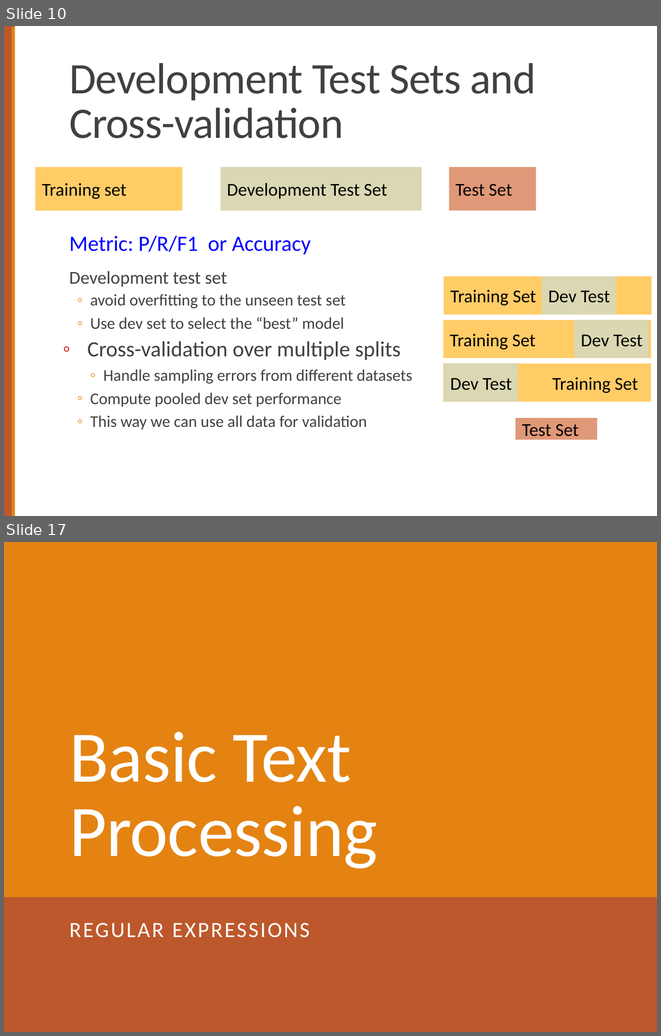
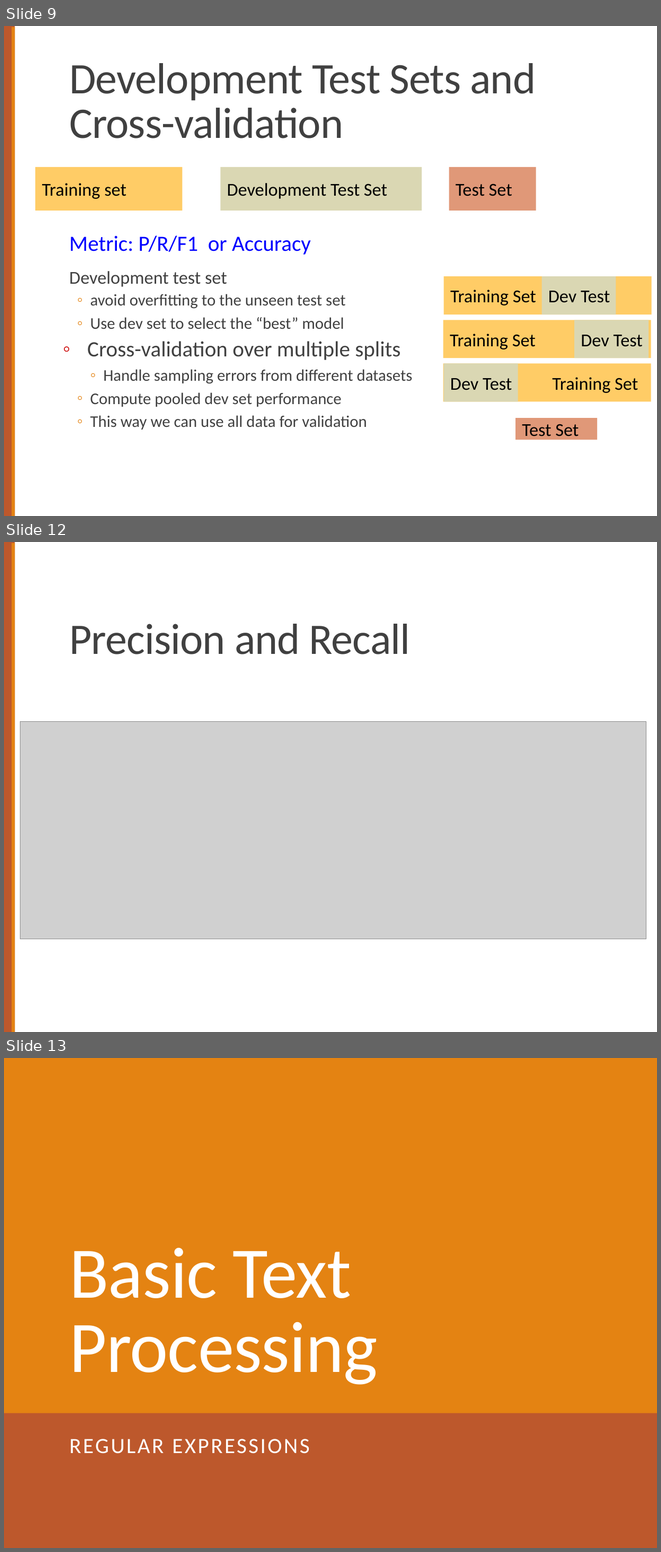
Before and after one commit to computational-linguistics-class/computational-linguistics-class.github.io, a slide deck: slides/02-text-processing.pptx. Shown one above the other, each under a label of ours: slides 10 and 17 before the commit, slides 9, 12 and 13 after it; the slides between them are not shown. The pictures are 661x1036 and 661x1552 pixels, drawn with LibreOffice and Linux fonts; fonts in the diff are those of the drawing; grey boxes stand for pictures. Boxes give left, top, right and bottom in pixels: in the first picture for what was removed or moved away, otherwise in the second. Text is boxed around its words. In the diff, an @@ line names an element or a change of style, - is before the commit and + after.

```diff
--- a/slides/02-text-processing.pptx
+++ b/slides/02-text-processing.pptx
@@ slide 12 added at box(4, 542, 657, 1032), background #FFFFFF; not listed: 2 template elements that a slide beside it also shows @@
@@ title added at box(69, 624, 411, 654), 48 pt, text #404040 @@
+Precision and Recall
@@ picture added at box(20, 722, 646, 939) @@
@@ what was slide 10 is now slide 9 @@
@@ what was slide 17 is now slide 13 @@
```
Also in this commit, not shown: 9 slides changed, 2 other slides added, 7 slides removed, 1 other file.
